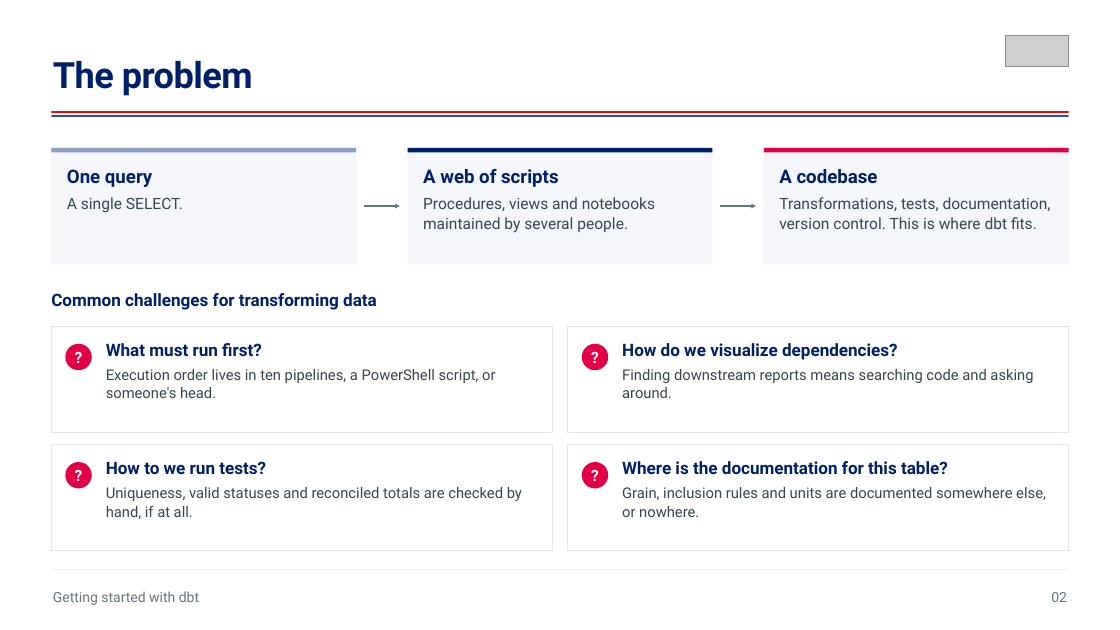
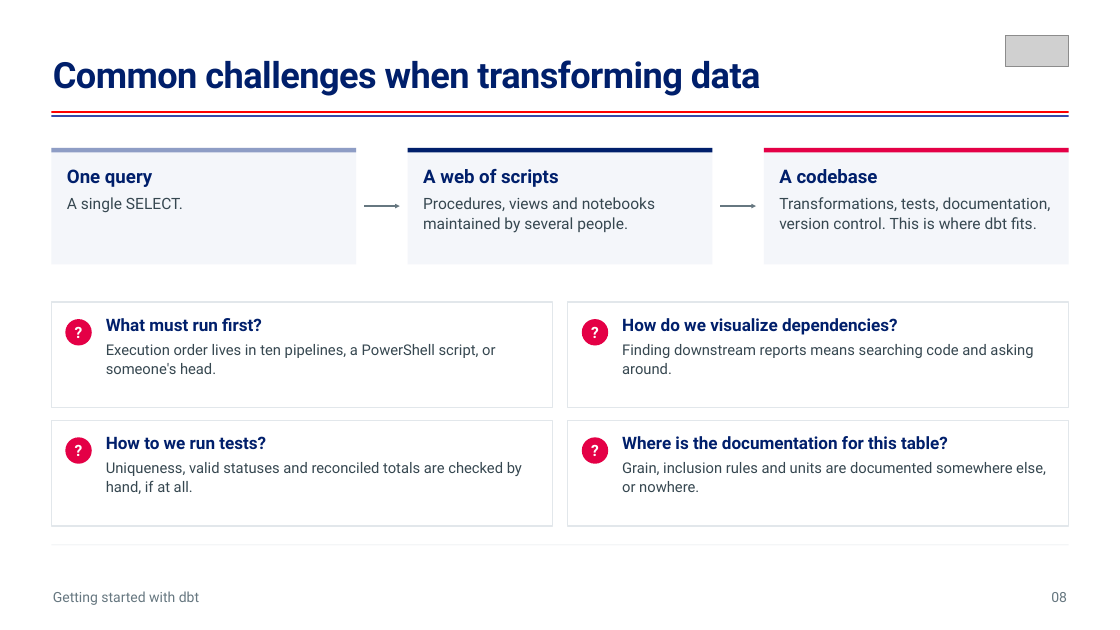
Before and after one commit to aboerger/getting-started-with-dbt, a slide deck: slide 9 of sql-as-software-getting-started-with-dbt.pptx (slide 5 before the commit). Drawn at 1120x630 pixels with LibreOffice and Linux fonts; fonts in the diff are those of the drawing; grey boxes stand for pictures. Boxes give left, top, right and bottom in pixels: in the first picture for what was removed or moved away, otherwise in the second. Text is boxed around its words. In the diff, an @@ line names an element or a change of style, - is before the commit and + after.

```diff
--- a/sql-as-software-getting-started-with-dbt.pptx
+++ b/sql-as-software-getting-started-with-dbt.pptx
@@ text at (x1=53, y1=60, x2=761, y2=96): text changed @@
-The problem
+Common challenges when transforming data
@@ text removed at (x1=51, y1=293, x2=377, y2=310) @@
-Common challenges for transforming data
@@ 5 rectangles, 4 texts, 4 ellipses moved together from (x1=52, y1=326, x2=1069, y2=570) to (x1=52, y1=302, x2=1069, y2=545) @@
@@ text at (x1=1051, y1=592, x2=1067, y2=602): text changed @@
-02
+08
```
Also in this commit, not shown: 29 other slides changed, 4 slides added, 1 slide removed, 2 other files.
